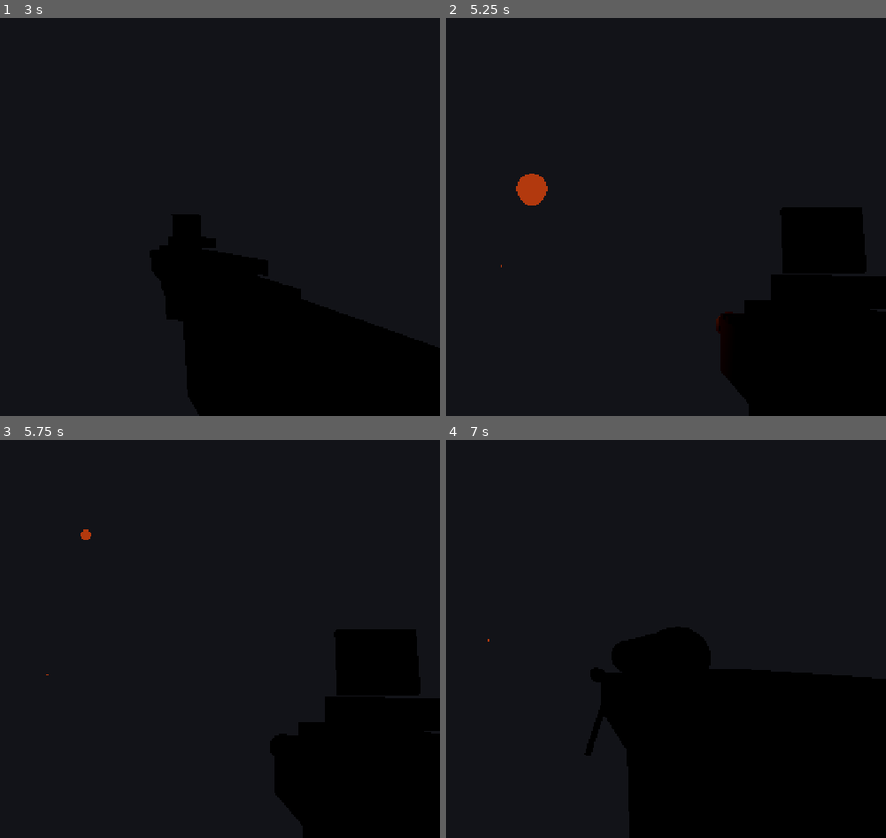
Above: before the commit, frames 1-4 (two rows, left to right).
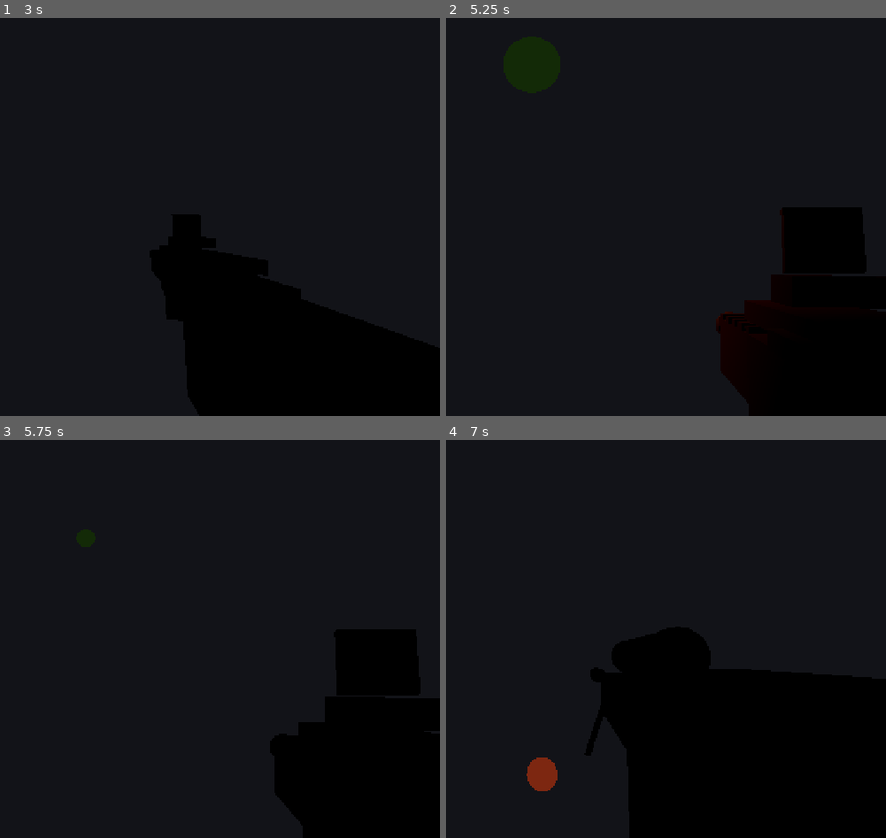
Above: after the commit, the same moments.

Repository: AltenLi/ac_fps_android_game
Game: Godot game, scene res://scenes/player.tscn
Two runs of this game, one before a commit and one after it. Both use one fixed random seed, a clock stepped at 60 frames per second and the inputs below. This scene is started directly instead of the project's main scene.
Inputs (mouse positions are in pixels of both pictures, inside the frame that each line leads up to):
- Up to frame 1 (3 s): tap Enter at 0.5, 2 s; move the mouse to (123, 217) at 0.52 s; press the mouse at (123, 217) at 0.53 s; hold W (move_forward) from 0.53 s (still down); tap Space (jump) at 0.77, 1.25, 1.52, 2.75 s; tap Ctrl (prone) at 0.8, 1.35, 2.3 s; move the mouse to (48, 217) at 1.27 s; release the mouse at (48, 217) at 1.28 s; click (48, 217) at 1.55 s; move the mouse to (105, 209) at 2.02 s; hold Tab (capture_mouse) 2.03-2.78 s; click (105, 209) at 2.17 s; move the mouse to (79, 224) at 2.77 s; click (79, 224) at 2.85 s
- Up to frame 2 (5.25 s): keep holding W (move_forward); tap Space (jump) at 3.02, 3.77, 4.25, 4.52 s; tap Enter at 3.5 s; move the mouse to (586, 220) at 3.52 s; hold Ctrl (prone) 3.53-4.28 s; click (586, 220) at 3.67 s; tap R (reload) at 4.15 s; move the mouse to (476, 213) at 4.27 s; tap Z (scope_zoom) at 4.35 s; click (476, 213) at 4.55 s; move the mouse to (542, 217) at 5.02 s; hold G (throw_grenade) from 5.03 s (still down); click (542, 217) at 5.17 s
- Up to frame 3 (5.75 s): keep holding W (move_forward); keep holding G (throw_grenade); tap Ctrl (prone) at 5.3 s
- Up to frame 4 (7 s): move the mouse to (503, 631) at 5.77 s; release W (move_forward) at 5.78 s; release G (throw_grenade) at 5.78 s; hold D (move_right) 5.78-6.53 s; tap 1 (weapon_1) at 5.85 s; tap Space (jump) at 6.02, 6.77 s; click (503, 631) at 6.05 s; move the mouse to (569, 639) at 6.52 s; hold W (move_forward) from 6.53 s (still down); hold 2 (weapon_2) from 6.53 s (still down); click (569, 639) at 6.67 s; tap Ctrl (prone) at 6.8 s

Frame 1 is identical in both runs. In frame 2, 0.5% of the frame differs, in the area x 12-74%, y 39-77%; in frame 3, less than 0.1%; in frame 4, 0.5%.

Commit message:
Make grenade cooldown manual and arced

Diff:
--- a/scripts/ai_controller.gd
+++ b/scripts/ai_controller.gd
@@ -34,6 +34,7 @@
 const THINK_INTERVAL := 0.35
 const TEAMMATE_FRONTLINE_DISTANCE_MULTIPLIER := 0.72
 const TEAMMATE_FRONTLINE_SPEED_MULTIPLIER := 1.08
+const PRONE_PLAYER_DETECTION_CHANCE := 0.30
 ## AI 鐬勫噯鏁ｅ竷鍗婅锛堝姬搴︼級锛涙ā鎷熶汉绫讳笉绮惧噯
 const AI_SPREAD_ANGLE := 0.045
 
@@ -353,6 +354,8 @@
 func _can_engage_candidate(candidate: Node3D) -> bool:
 	if candidate == null:
 		return false
+	if candidate is PlayerController and candidate.is_prone() and randf() > PRONE_PLAYER_DETECTION_CHANCE:
+		return false
 	var dist := global_position.distance_to(candidate.global_position)
 	if dist <= KEEP_DISTANCE * 1.8:
 		return true
--- a/scripts/hud.gd
+++ b/scripts/hud.gd
@@ -213,7 +213,8 @@
 	score_label.text = "蓝队 %d  :  %d 橙队" % [manager.get_living_count("blue"), manager.get_living_count("orange")]
 	weapon_label.text = "武器：%s" % manager.get_current_weapon_name()
 	if auto_rpg_label != null and manager.player != null:
-		auto_rpg_label.text = "RPG %.1fs" % manager.player.get_auto_rpg_remaining()
+		var grenade_left := manager.player.get_auto_rpg_remaining()
+		auto_rpg_label.text = "手雷 就绪" if grenade_left <= 0.0 else "手雷 %.1fs" % grenade_left
 	_update_crosshair(delta)
 	_update_scope_overlay()
 	_update_vignette(delta)
@@ -474,7 +475,7 @@
 	score_label = _make_pill_label("蓝队 5  :  5 橙队", Color(0.1, 0.12, 0.16, 0.76), 210)
 	top.add_child(score_label)
 
-	auto_rpg_label = _make_pill_label("RPG 3.0s", Color(0.18, 0.07, 0.04, 0.82), 150)
+	auto_rpg_label = _make_pill_label("手雷 3.0s", Color(0.18, 0.07, 0.04, 0.82), 150)
 	auto_rpg_label.anchor_left = 0.5
 	auto_rpg_label.anchor_right = 0.5
 	auto_rpg_label.anchor_top = 0.0
--- a/scripts/map_select.gd
+++ b/scripts/map_select.gd
@@ -117,9 +117,29 @@
 			return
 		GameSettings.set_selected_map(map_id)
 		GameSettings.set_bot_difficulty(_selected_difficulty)
+		_show_loading_map()
+		await get_tree().process_frame
 		get_tree().change_scene_to_file("res://scenes/game.tscn")
 	)
 	buttons.add_child(enter)
+
+func _show_loading_map() -> void:
+	var blocker := ColorRect.new()
+	blocker.name = "LoadingMapOverlay"
+	blocker.set_anchors_preset(Control.PRESET_FULL_RECT)
+	blocker.color = Color(0.02, 0.025, 0.035, 0.96)
+	blocker.mouse_filter = Control.MOUSE_FILTER_STOP
+	add_child(blocker)
+
+	var label := Label.new()
+	label.text = "正在加载地图"
+	label.set_anchors_preset(Control.PRESET_CENTER)
+	label.horizontal_alignment = HORIZONTAL_ALIGNMENT_CENTER
+	label.vertical_alignment = VERTICAL_ALIGNMENT_CENTER
+	label.custom_minimum_size = Vector2(420, 90)
+	label.add_theme_font_size_override("font_size", 34)
+	label.add_theme_color_override("font_color", Color(0.96, 0.93, 0.87, 1.0))
+	blocker.add_child(label)
 
 func _make_difficulty_row() -> Control:
 	var row := HBoxContainer.new()
--- a/scripts/mobile_controls.gd
+++ b/scripts/mobile_controls.gd
@@ -250,8 +250,8 @@
 	grenade_btn.anchor_top = 1.0
 	grenade_btn.anchor_right = 1.0
 	grenade_btn.anchor_bottom = 1.0
-	grenade_btn.offset_left = -RIGHT_FIRE_MARGIN_X - FIRE_BUTTON_DIAMETER * 0.50 - GRENADE_BUTTON_DIAMETER * 0.50
-	grenade_btn.offset_top = -RIGHT_FIRE_MARGIN_Y - FIRE_BUTTON_DIAMETER - ACTION_BUTTON_GAP - GRENADE_BUTTON_DIAMETER
+	grenade_btn.offset_left = -RIGHT_FIRE_MARGIN_X - FIRE_BUTTON_DIAMETER - ACTION_BUTTON_GAP - SCOPE_BUTTON_DIAMETER - ACTION_BUTTON_GAP - GRENADE_BUTTON_DIAMETER
+	grenade_btn.offset_top = -RIGHT_FIRE_MARGIN_Y - FIRE_BUTTON_DIAMETER - SCOPE_BUTTON_DIAMETER - 14.0
 	grenade_btn.offset_right = grenade_btn.offset_left + GRENADE_BUTTON_DIAMETER
 	grenade_btn.offset_bottom = grenade_btn.offset_top + GRENADE_BUTTON_DIAMETER
 	grenade_btn.pressed.connect(func() -> void:
@@ -363,7 +363,7 @@
 	return Rect2(Vector2(viewport_size.x - RIGHT_FIRE_MARGIN_X - FIRE_BUTTON_DIAMETER - ACTION_BUTTON_GAP - SCOPE_BUTTON_DIAMETER, viewport_size.y - RIGHT_FIRE_MARGIN_Y - FIRE_BUTTON_DIAMETER - SCOPE_BUTTON_DIAMETER - 14.0), Vector2(SCOPE_BUTTON_DIAMETER, SCOPE_BUTTON_DIAMETER))
 
 func _grenade_rect(viewport_size: Vector2) -> Rect2:
-	return Rect2(Vector2(viewport_size.x - RIGHT_FIRE_MARGIN_X - FIRE_BUTTON_DIAMETER * 0.50 - GRENADE_BUTTON_DIAMETER * 0.50, viewport_size.y - RIGHT_FIRE_MARGIN_Y - FIRE_BUTTON_DIAMETER - ACTION_BUTTON_GAP - GRENADE_BUTTON_DIAMETER), Vector2(GRENADE_BUTTON_DIAMETER, GRENADE_BUTTON_DIAMETER))
+	return Rect2(Vector2(viewport_size.x - RIGHT_FIRE_MARGIN_X - FIRE_BUTTON_DIAMETER - ACTION_BUTTON_GAP - SCOPE_BUTTON_DIAMETER - ACTION_BUTTON_GAP - GRENADE_BUTTON_DIAMETER, viewport_size.y - RIGHT_FIRE_MARGIN_Y - FIRE_BUTTON_DIAMETER - SCOPE_BUTTON_DIAMETER - 14.0), Vector2(GRENADE_BUTTON_DIAMETER, GRENADE_BUTTON_DIAMETER))
 
 func _prone_rect(viewport_size: Vector2) -> Rect2:
 	return Rect2(Vector2(viewport_size.x - RIGHT_FIRE_MARGIN_X - FIRE_BUTTON_DIAMETER * 0.42 - PRONE_BUTTON_DIAMETER * 0.5 …(209 unchanged characters)…
--- a/scripts/player_controller.gd
+++ b/scripts/player_controller.gd
@@ -23,16 +23,12 @@
 const STANDING_CAMERA_Y := 1.62
 const PRONE_CAMERA_Y := PRONE_BODY_HEIGHT * 0.82
 const PRONE_SPEED_MULTIPLIER := 0.38
-const GRENADE_COOLDOWN := 5.0
-const GRENADE_DAMAGE := 70.0
-const GRENADE_RADIUS := 5.2
-const GRENADE_SPEED := 22.0
-const GRENADE_RANGE := 38.0
-const AUTO_RPG_COOLDOWN := 3.0
-const AUTO_RPG_DAMAGE := 95.0
-const AUTO_RPG_RADIUS := 5.0
-const AUTO_RPG_SPEED := 32.0
-const AUTO_RPG_RANGE := 120.0
+const GRENADE_COOLDOWN := 3.0
+const GRENADE_DAMAGE := 95.0
+const GRENADE_RADIUS := 5.0
+const GRENADE_SPEED := 18.0
+const GRENADE_RANGE := 42.0
+const GRENADE_ARC_LIFT := 7.5
 
 var team := "blue"
 var enemy_team := "orange"
@@ -61,8 +57,7 @@
 var _scope_index := 0
 var _target_fov := BASE_CAMERA_FOV
 var _air_jumps_used := 0
-var _next_grenade_time := 0.0
-var _auto_rpg_timer := AUTO_RPG_COOLDOWN
+var _grenade_timer := GRENADE_COOLDOWN
 var _is_prone := false
 var _collision_shape: CollisionShape3D
 var _body_capsule: CapsuleShape3D
@@ -149,8 +144,11 @@
 func get_health() -> Health:
 	return health
 
+func is_prone() -> bool:
+	return _is_prone
+
 func get_auto_rpg_remaining() -> float:
-	return maxf(0.0, _auto_rpg_timer)
+	return maxf(0.0, _grenade_timer)
 
 func _input(event: InputEvent) -> void:
 	if _dead or (match_manager != null and match_manager.match_over):
@@ -189,7 +187,7 @@
 			_follow_spectate_target(delta)
 		return
 	_apply_movement(delta)
-	_update_auto_rpg(delta)
+	_update_grenade_cooldown(delta)
 	_update_scope_zoom(delta)
 	_apply_recoil(delta)
 	_apply_weapon_bob(delta)
@@ -258,33 +256,19 @@
 func _throw_grenade() -> void:
 	if camera == null:
 		return
-	var now := Time.get_ticks_msec() / 1000.0
-	if now < _next_grenade_time:
-		return
-	_next_grenade_time = now + GRENADE_COOLDOWN
+	if _grenade_timer > 0.0:
+		return
 	var grenade := GRENADE_PROJECTILE_SCENE.instantiate()
 	get_tree().current_scene.add_child(grenade)
 	var direction := -camera.global_transform.basis.z
-	grenade.global_position = camera.global_position + direction * 0.85 + Vector3(0, -0.16, 0)
-	grenade.setup(direction + Vector3(0, 0.08, 0), self, enemy_team, GRENADE_DAMAGE, GRENADE_RADIUS, GRENADE_SPEED, GRENADE_RANGE)
-
-func _update_auto_rpg(delta: float) -> void:
-	if camera == null:
-		return
-	_auto_rpg_timer -= delta
-	if _auto_rpg_timer > 0.0:
-		return
-	_fire_auto_rpg()
-	_auto_rpg_timer = AUTO_RPG_COOLDOWN
-
-func _fire_auto_rpg() -> void:
-	var rocket := GRENADE_PROJECTILE_SCENE.instantiate()
-	get_tree().current_scene.add_child(rocket)
-	var direction := -camera.global_transform.basis.z
-	var launch_pos := camera.global_position + direction * 1.05 + Vector3(0, -0.10, 0)
-	rocket.global_position = launch_pos
-	rocket.setup(direction, self, enemy_team, AUTO_RPG_DAMAGE, AUTO_RPG_RADIUS, AUTO_RPG_SPEED, AUTO_RPG_RANGE)
+	var launch_pos := camera.global_position + direction * 0.85 + Vector3(0, -0.16, 0)
+	grenade.global_position = launch_pos
+	grenade.setup_arc(direction, self, enemy_team, GRENADE_DAMAGE, GRENADE_RADIUS, GRENADE_SPEED, GRENADE_RANGE, GRENADE_ARC_LIFT)
 	SoundManager.play_shot("rpg", launch_pos, true)
+	_grenade_timer = GRENADE_COOLDOWN
+
+func _update_grenade_cooldown(delta: float) -> void:
+	_grenade_timer = maxf(0.0, _grenade_timer - delta)
 
 func _apply_weapon_bob(delta: float) -> void:
 	if weapon_holder == null:
--- a/scripts/projectile.gd
+++ b/scripts/projectile.gd
@@ -9,6 +9,8 @@
 var max_range := 100.0
 var traveled := 0.0
 var exploded := false
+var use_arc := false
+var velocity := Vector3.ZERO
 
 func setup(new_direction: Vector3, new_shooter: Node3D, new_enemy_team: String, new_damage: float, new_radius: float, new_speed: float, new_range: float) -> void:
 	direction = new_direction.normalized()
@@ -20,15 +22,27 @@
 	max_range = new_range
 	look_at(global_position + direction, Vector3.UP)
 
+func setup_arc(new_direction: Vector3, new_shooter: Node3D, new_enemy_team: String, new_damage: float, new_radius: float, new_speed: float, new_range: float, arc_lift: float = 8.0) -> void:
+	setup(new_direction, new_shooter, new_enemy_team, new_damage, new_radius, new_speed, new_range)
+	use_arc = true
+	velocity = direction * speed + Vector3.UP * arc_lift
+
 func _ready() -> void:
 	_build_visual()
 
 func _physics_process(delta: float) -> void:
 	if exploded:
 		return
+	if use_arc:
+		velocity.y -= float(ProjectSettings.get_setting("physics/3d/default_gravity")) * delta
+		_move_with_step(velocity * delta)
+		return
 	var step := speed * delta
+	_move_with_step(direction * step)
+
+func _move_with_step(step_vec: Vector3) -> void:
 	var from := global_position
-	var to := from + direction * step
+	var to := from + step_vec
 	var query := PhysicsRayQueryParameters3D.create(from, to)
 	query.collide_with_bodies = true
 	query.collide_with_areas = true
@@ -40,7 +54,7 @@
 		_explode()
 		return
 	global_position = to
-	traveled += step
+	traveled += step_vec.length()
 	if traveled >= max_range:
 		_explode()
 
@@ -71,18 +85,16 @@
 
 func _build_visual() -> void:
 	var mesh := MeshInstance3D.new()
-	var cylinder := CylinderMesh.new()
-	cylinder.top_radius = 0.08
-	cylinder.bottom_radius = 0.12
-	cylinder.height = 0.85
-	mesh.mesh = cylinder
+	var sphere := SphereMesh.new()
+	sphere.radius = 0.18
+	sphere.height = 0.34
+	mesh.mesh = sphere
 	var mat := StandardMaterial3D.new()
-	mat.albedo_color = Color(0.12, 0.12, 0.1, 1)
+	mat.albedo_color = Color(0.10, 0.18, 0.09, 1)
 	mat.emission_enabled = true
-	mat.emission = Color(1, 0.32, 0.1, 1)
-	mat.emission_energy_multiplier = 0.7
+	mat.emission = Color(0.25, 0.48, 0.14, 1)
+	mat.emission_energy_multiplier = 0.35
 	mesh.material_override = mat
-	mesh.rotation_degrees.x = 90
 	add_child(mesh)
 
 	var light := OmniLight3D.new()
--- a/tests/test_ai_balance.gd
+++ b/tests/test_ai_balance.gd
@@ -20,6 +20,8 @@
 	t.is_true(source.contains("_advance_route_waypoint()"), "AI 路线巡逻应按航点推进")
 	t.is_true(source.contains("_update_stuck_recovery(delta)"), "AI 应检测卡住并切换航点，避免原地转圈")
 	t.is_true(source.contains("_can_engage_candidate(candidate)"), "AI 不应全图透视追人，应基于近距离/视线接敌")
+	t.is_true(source.contains("PRONE_PLAYER_DETECTION_CHANCE := 0.30"), "趴下玩家应只有 30% 概率被敌人发现")
+	t.is_true(source.contains("candidate is PlayerController") and source.contains("candidate.is_prone()"), "AI 发现目标时应检查玩家是否趴下")
 	t.is_true(source.contains("_wander_angle = 0.0"), "AI 执行作战路线时不应随机偏航乱跑")
 	t.is_true(source.contains("state = AIState.PATROL") and source.contains("_advance_route_waypoint()"), "AI 卡住时应回到作战路线并推进航点")
 	t.is_true(source.contains("func _get_obstacle_steered_direction(desired_dir: Vector3) -> Vector3"), "AI 移动应先做局部避障，不应直线撞墙")
--- a/tests/test_map_registry.gd
+++ b/tests/test_map_registry.gd
@@ -34,6 +34,7 @@
 	t.is_true(map_select_source.contains("const MAP_REGISTRY := preload(\"res://scripts/map_registry.gd\")"), "地图选择页应通过脚本类型访问地图注册表静态函数")
 	t.is_false(map_select_source.contains("MapRegistry.get_cost("), "地图选择页不应通过 Autoload 实例调用静态 get_cost")
 	t.is_true(map_select_source.contains("func _reward_amount_for_unlock(cost: int) -> int"), "星星不足时应有按地图缺口补足奖励的入口")
+	t.is_true(map_select_source.contains("正在加载地图"), "进入比赛前应显示正在加载地图")
 	t.is_true(map_select_source.contains("return maxi(1, cost - PlayerData.total_stars)"), "解锁奖励应按当前缺口补足，而不是固定 +3")
 	t.is_false(map_select_source.contains("var amount := 3"), "解锁奖励不应固定只加 3 星")
 
--- a/tests/test_mobile_controls.gd
+++ b/tests/test_mobile_controls.gd
@@ -53,12 +53,14 @@
 	t.is_true(mobile_text.contains("func _grenade_rect(viewport_size: Vector2)"), "Grenade hit area should be explicit")
 	t.is_true(player_text.contains("func mobile_throw_grenade()"), "Player should expose mobile grenade throwing")
 	t.is_true(player_text.contains("GRENADE_PROJECTILE_SCENE"), "Grenade should use the projectile scene")
-	t.is_true(player_text.contains("AUTO_RPG_COOLDOWN := 3.0"), "Auto RPG should fire every three seconds")
+	t.is_true(player_text.contains("GRENADE_COOLDOWN := 3.0"), "Grenade should be ready every three seconds")
 	t.is_true(player_text.contains("func get_auto_rpg_remaining()"), "Player should expose auto RPG countdown")
-	t.is_true(player_text.contains("func _fire_auto_rpg()"), "Player should auto-fire RPG projectiles")
+	t.is_true(player_text.contains("_grenade_timer > 0.0"), "Grenade should only throw after cooldown is ready")
+	t.is_true(player_text.contains("setup_arc"), "Grenade should be thrown in an arc")
 	t.is_true(hud_text.contains("auto_rpg_label"), "HUD should show auto RPG countdown")
-	t.is_true(hud_text.contains("RPG %.1fs"), "RPG countdown should be shown at the top")
+	t.is_true(hud_text.contains("手雷 %.1fs"), "Grenade countdown should be shown at the top")
 	t.is_true(player_text.contains("PRONE_BODY_HEIGHT := STANDING_BODY_HEIGHT / 5.0"), "Prone height should be one fifth of standing height")
+	t.is_true(player_text.contains("func is_prone() -> bool"), "Player should expose prone state for AI detection")
 	t.is_true(player_text.contains("func mobile_toggle_prone()"), "Player should expose mobile prone toggling")
 	t.is_true(mobile_text.contains("PRONE_BUTTON_DIAMETER := 88.0"), "Mobile controls should include a prone button")
 	t.is_true(mobile_text.contains("player.mobile_toggle_prone()"), "Prone button should toggle prone")
